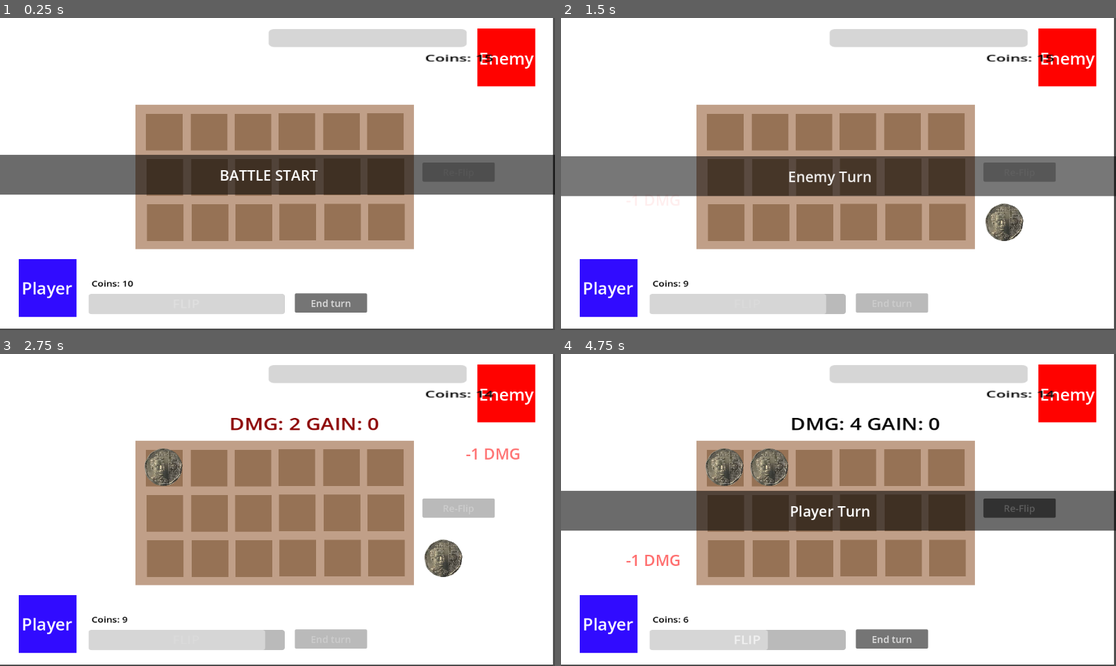
Above: before the commit, frames 1-4 (two rows, left to right).
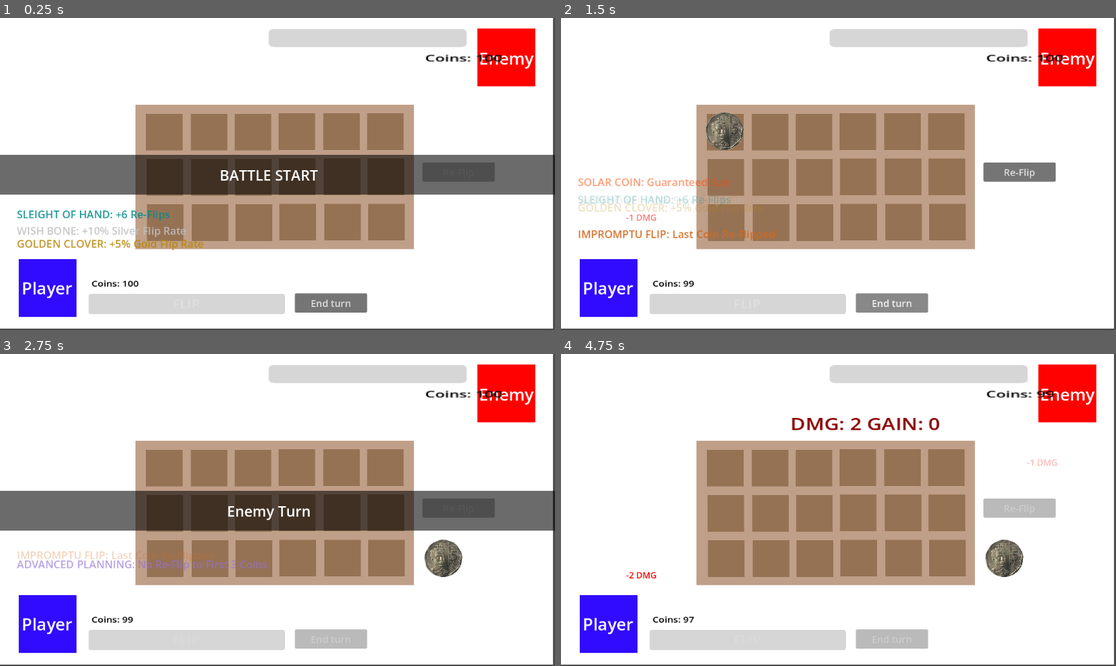
Above: after the commit, the same moments.

Repository: WebsterMiguelle/Arcoinium
Game: Godot game, scene res://Scene/main.tscn
Two runs of this game, one before a commit and one after it. Both use one fixed random seed, a clock stepped at 60 frames per second and the inputs below.
Inputs (mouse positions are in pixels of both pictures, inside the frame that each line leads up to):
- Up to frame 1 (0.25 s): no input
- Up to frame 2 (1.5 s): click "FLIP" at 0.5 s; click "End turn" at 1.25 s
- Up to frame 3 (2.75 s): click (460, 506) at 2 s, where only the run after the commit has a clickable "Re-Flip"
- Up to frame 4 (4.75 s): click (749, 641) at 4.25 s, where only the run before the commit has a clickable "FLIP"

The runs differ from the first frame. In frame 1, 1.1% of the frame differs, in the area x 3-91%, y 11-87%; in frame 2, 16%; in frame 3, 15%; in frame 4, 17%, in the area x 0-100%, y 11-95%.

Commit message:
9 General Passives Added

Diff:
--- a/Scene/coin.gd
+++ b/Scene/coin.gd
@@ -26,19 +26,16 @@
 func _process(delta: float) -> void:
 	match type:
 		CoinType.COPPER:
-			base_value = 2
 			if state == 0:
 				animated_sprite_2d.play("head")
 			else:
 				animated_sprite_2d.play("tail")
 		CoinType.SILVER:
-			base_value = 4
 			if state == 0:
 				animated_sprite_2d.play("head_silver")
 			else:
 				animated_sprite_2d.play("tail_silver")
 		CoinType.GOLD:
-			base_value = 6
 			if state == 0:
 				animated_sprite_2d.play("head_gold")
 			else:
@@ -52,11 +49,21 @@
 	match type:
 		CoinType.COPPER:
 			type = CoinType.SILVER
+			base_value = 4
 		CoinType.SILVER:
+			base_value = 6
 			type = CoinType.GOLD
 
 func upgrade_to_silver():
+	base_value = 4
 	type = CoinType.SILVER
 
 func upgrade_to_gold():
+	base_value = 6
 	type = CoinType.GOLD
+
+func copy_coin(coin):
+	base_value = coin.base_value
+	state = coin.state
+	reserved = coin.reserved
+	type = coin.type
--- a/Scene/main.tscn
+++ b/Scene/main.tscn
@@ -26,6 +26,14 @@
 grow_horizontal = 2
 grow_vertical = 2
 script = ExtResource("1_h2yge")
+has_wishbone = true
+has_golden_clover = true
+has_solar_coin = true
+has_lunar_coin = true
+has_impromptu_flip = true
+has_advanced_planning = true
+has_magic_trick = true
+has_sleight_of_hand = true
 
 [node name="Player" type="Node2D" parent="." unique_id=1514396733]
 script = ExtResource("2_1bvp3")
--- a/Script/enemy.gd
+++ b/Script/enemy.gd
@@ -52,16 +52,16 @@
 	print("Hello" + str(enemy))
 	match enemy:
 		Enemy.MAGE:
-			max_coin = 15
-			coin = 15
+			max_coin = 100
+			coin = 100
 			max_flip = 1
 			silver_flip_rate = 0.0
 			gold_flip_rate = 0.0
 			bounty = 10
 			type = Enemy.MAGE
 		Enemy.DWARF:
-			max_coin = 20
-			coin = 20
+			max_coin = 100
+			coin = 100
 			max_flip = 2
 			silver_flip_rate = 0.0
 			gold_flip_rate = 0.0
--- a/Script/main.gd
+++ b/Script/main.gd
@@ -9,6 +9,7 @@
 	MAGE,
 	DWARF
 }
+
 #USER INTERFACE
 @onready var player = $Player
 @onready var enemy = $Enemy
@@ -44,8 +45,26 @@
 var gain = 0
 var debt = 0
 var reserved_coin = null
-
 var current_turn = Turn.PLAYER
+
+
+#PASSIVES
+
+#Passive Specific Variables
+var flip_clicks = 0
+var latest_coin = null
+var coin_count = 0
+#GENERAL PASSIVES
+#B-Rank
+@export var has_wishbone = false
+@export var has_golden_clover = false
+@export var has_solar_coin = false
+@export var has_lunar_coin = false
+@export var has_merchant_scroll = false
+@export var has_impromptu_flip = false
+@export var has_advanced_planning = false
+@export var has_magic_trick = false
+@export var has_sleight_of_hand = false
 
 
 # Called when the node enters the scene tree for the first time.
@@ -67,6 +86,12 @@
 	update_enemy_coin()
 	update_player_coin()
 	show_turn_ui("BATTLE START")
+
+	#Battle Start Passives
+
+	if has_wishbone: show_floating_label(player,0,LabelType.WISH_BONE)
+	if has_golden_clover: show_floating_label(player,0,LabelType.GOLDEN_CLOVER)
+	if has_sleight_of_hand: show_floating_label(player,0,LabelType.SLEIGHT_OF_HAND)
 	start_player_turn()
 
 func show_turn_ui(text):
@@ -101,6 +126,9 @@
 	damage = 0
 	gain = 0
 	debt = 0
+	flip_clicks = 0
+	latest_coin = null
+	coin_count = 0
 
 	#Coin Gain Triggers
 	if player.gain != 0: show_floating_label(player,player.gain,LabelType.GAIN)
@@ -115,6 +143,7 @@
 	re_flip_button.disabled = true
 	endTurn_button.disabled = false
 	turn_calculation.text = ""
+
 	#Check Coin Reserve
 
 	if reserved_coin != null:
@@ -122,9 +151,11 @@
 		player.current_flip += 1
 		re_flip_button.disabled = false
 		coin.setup(reserved_coin.state,coin_deck.get_vacant_slot(player.current_flip))
-		coin.type = reserved_coin.type
+		coin.copy_coin(reserved_coin)
+		coin.reserved = false
 		coin.add_to_group("coins")
 		add_child(coin);
+		coin_count += 1
 		reserved_coin.queue_free()
 
 
@@ -177,6 +208,35 @@
 
 func _on_endturn_pressed():
 
+	#Activate End Turn Passives
+	if has_impromptu_flip:
+		show_floating_label(player,0,LabelType.IMPROMPTU_FLIP)
+		latest_coin.re_flip()
+		coin_calculation()
+		await get_tree().create_timer(1.0).timeout
+
+	if has_magic_trick and coin_count >= 6:
+		show_floating_label(player,0,LabelType.MAGIC_TRICK)
+		var coins = get_tree().get_nodes_in_group("coins")
+		var index = 0
+		var first_coin = null
+		var second_coin = null
+		for coin in coins:
+			index += 1
+			print("Checking Coin: " + str(index))
+			if index == 1: first_coin = coin
+			if index == 2: second_coin = coin
+			if index == 3 or index == 5:
+				coin.copy_coin(first_coin)
+				coin_calculation()
+				await get_tree().create_timer(0.1).timeout
+			if index == 4 or index == 6:
+				coin.copy_coin(second_coin)
+				coin_calculation()
+				await get_tree().create_timer(0.1).timeout
+		coin_calculation()
+		await get_tree().create_timer(1.0).timeout
+
 	enemy.take_damage(damage)
 	if damage != 0: show_floating_label(enemy,damage,LabelType.DAMAGE)
 	player.gain += gain
@@ -193,11 +253,20 @@
 
 
 func _on_flip_pressed():
-	re_flip_button.disabled = false
+	flip_clicks += 1
+	if player.current_re_flip != player.max_re_flip:
+		re_flip_button.disabled = false
 	if current_turn != Turn.PLAYER:
 		return
 
 	var state = randi() % 2
+
+	if flip_clicks == 1 and has_solar_coin:
+		state = 0;
+		show_floating_label(player,0,LabelType.SOLAR_COIN)
+	if flip_clicks == 2 and has_lunar_coin:
+		state = 1;
+		show_floating_label(player,0,LabelType.LUNAR_COIN)
 	player.current_flip += 1
 	player.take_damage(1)
 	show_floating_label(player,1,LabelType.DAMAGE)
@@ -211,12 +280,16 @@
 	if upgrade_chance <= player.silver_flip_rate:
 		coin.upgrade_to_silver()
 		show_floating_label(player,0,LabelType.SILVER_FLIP)
+
+	upgrade_chance = randf()
 	if upgrade_chance <= player.gold_flip_rate:
 		coin.upgrade_to_gold()
-		show_floating_label(player,0,LabelType.SILVER_FLIP)
+		show_floating_label(player,0,LabelType.GOLD_FLIP)
 
 	coin.add_to_group("coins")
 	add_child(coin);
+	latest_coin = coin
+	coin_count += 1
 
 	print(player.current_flip)
 	if player.current_flip == player.max_flip or player.coin == 1:
@@ -242,6 +315,8 @@
 	if upgrade_chance <= enemy.silver_flip_rate:
 		coin.upgrade_to_silver()
 		show_floating_label(enemy,0,LabelType.SILVER_FLIP)
+
+	upgrade_chance = randf()
 	if upgrade_chance <= enemy.gold_flip_rate:
 		coin.upgrade_to_gold()
 		show_floating_label(enemy,0,LabelType.GOLD_FLIP)
@@ -268,10 +343,16 @@
 
 func _on_re_flip_pressed():
 	print("REFLIP")
+	if has_advanced_planning: show_floating_label(player,0,LabelType.ADVANCED_PLANNING)
 	player.current_re_flip += 1
+	var index = 0
 	var coins = get_tree().get_nodes_in_group("coins")
 	for coin in coins:
-		coin.re_flip()
+		index += 1
+		if index <= 3 and has_advanced_planning:
+			pass
+		else:
+			coin.re_flip()
 
 	if player.current_re_flip == player.max_re_flip:
 		re_flip_button.disabled = true
@@ -373,28 +454,72 @@
 	TO_GAIN,
 	DEBT,
 	SILVER_FLIP,
-	GOLD_FLIP
+	GOLD_FLIP,
+	WISH_BONE,
+	GOLDEN_CLOVER,
+	SOLAR_COIN,
+	LUNAR_COIN,
+	MERCHANT_SCROLL,
+	IMPROMPTU_FLIP,
+	ADVANCED_PLANNING,
+	MAGIC_TRICK,
+	SLEIGHT_OF_HAND
 }
 func show_floating_label(entity, value, type):
 	var label = Label.new()
 	var target_pos
+	label.add_theme_font_size_override("font_size",32)
 	match type:
 		LabelType.DAMAGE:
 			label.text = "-" + str(value) + " DMG"
 			label.add_theme_color_override("font_color",Color.RED)
+			label.add_theme_font_size_override("font_size",18)
 		LabelType.GAIN:
 			label.text = "+" + str(value) + " GAIN"
 			label.add_theme_color_override("font_color",Color.GOLD)
+			label.add_theme_font_size_override("font_size",18)
 		LabelType.TO_GAIN:
 			label.text = "To GAIN: " + str(value)
 			label.add_theme_color_override("font_color",Color.DARK_GOLDENROD)
+			label.add_theme_font_size_override("font_size",18)
 		LabelType.SILVER_FLIP:
 			label.text = "Silver FLIP"
 			label.add_theme_color_override("font_color",Color.SILVER)
 		LabelType.GOLD_FLIP:
 			label.text = "Gold FLIP"
 			label.add_theme_color_override("font_color",Color.GOLDENROD)
-	label.add_theme_font_size_override("font_size",32)
+		LabelType.WISH_BONE:
+			label.text = "WISH BONE: +10% Silver Flip Rate"
+			label.add_theme_color_override("font_color",Color.SILVER)
+			label.add_theme_font_size_override("font_size",22)
+		LabelType.GOLDEN_CLOVER:
+			label.text = "GOLDEN CLOVER: +5% Gold Flip Rate"
+			label.add_theme_color_override("font_color",Color.DARK_GOLDENROD)
+			label.add_theme_font_size_override("font_size",22)
+		LabelType.SLEIGHT_OF_HAND:
+			label.text = "SLEIGHT OF HAND: +6 Re-Flips"
+			label.add_theme_color_override("font_color",Color.DARK_CYAN)
+			label.add_theme_font_size_override("font_size",22)
+		LabelType.SOLAR_COIN:
+			label.text = "SOLAR COIN: Guaranteed Sun"
+			label.add_theme_color_override("font_color",Color.ORANGE_RED)
+			label.add_theme_font_size_override("font_size",22)
+		LabelType.LUNAR_COIN:
+			label.text = "LUNAR COIN: Guaranteed Moon"
+			label.add_theme_color_override("font_color",Color.NAVY_BLUE)
+			label.add_theme_font_size_override("font_size",22)
+		LabelType.IMPROMPTU_FLIP:
+			label.text = "IMPROMPTU FLIP: Last Coin Re-Flipped"
+			label.add_theme_color_override("font_color",Color.CHOCOLATE)
+			label.add_theme_font_size_override("font_size",22)
+		LabelType.MAGIC_TRICK:
+			label.text = "MAGIC TRICK: 1st Pair Duplicated"
+			label.add_theme_color_override("font_color",Color.REBECCA_PURPLE)
+			label.add_theme_font_size_override("font_size",22)
+		LabelType.ADVANCED_PLANNING:
+			label.text = "ADVANCED PLANNING: No Re-Flip to First 3 Coins"
+			label.add_theme_color_override("font_color",Color.MEDIUM_PURPLE)
+			label.add_theme_font_size_override("font_size",22)
 	label.horizontal_alignment = HORIZONTAL_ALIGNMENT_LEFT
 	label.vertical_alignment = VERTICAL_ALIGNMENT_CENTER
 
@@ -406,13 +531,12 @@
 		label.global_position.y -= 50
 		target_pos = label.global_position.y - 100
 
-	else:
+	elif entity == enemy:
 		var portrait = enemy_portrait
 		label.global_position = portrait.global_position
 		label.global_position.x -= 20
 		label.global_position.y += 120
 		target_pos = label.global_position.y + 100
-	add_child(label)
 
 	#FURTHER OFFSET
 	match type:
@@ -420,11 +544,45 @@
 			label.global_position.x -= 70
 		LabelType.SILVER_FLIP:
 			label.global_position.x -= 70
-			label.global_position.y -= 50
+			label.global_position.y -= 70
+			target_pos = label.global_position.y - 100
 		LabelType.GOLD_FLIP:
 			label.global_position.x -= 70
+			label.global_position.y -= 100
+			target_pos = label.global_position.y - 100
+		LabelType.WISH_BONE:
+			label.global_position.x -= 100
+			label.global_position.y -= 10
+			target_pos = label.global_position.y - 100
+		LabelType.GOLDEN_CLOVER:
+			label.global_position.x -= 100
+			label.global_position.y += 20
+		LabelType.SLEIGHT_OF_HAND:
+			label.global_position.x -= 100
 			label.global_position.y -= 50
+		LabelType.SOLAR_COIN:
+			label.global_position.x -= 100
+			label.global_position.y -= 100
+			target_pos = label.global_position.y - 50
+		LabelType.LUNAR_COIN:
+			label.global_position.x -= 100
+			label.global_position.y -= 80
+			target_pos = label.global_position.y - 50
+		LabelType.IMPROMPTU_FLIP:
+			label.global_position.x -= 100
+			label.global_position.y -= 10
+			target_pos = label.global_position.y - 50
+		LabelType.MAGIC_TRICK:
+			label.global_position.x -= 100
+			label.global_position.y -= 10
+			target_pos = label.global_position.y - 50
+		LabelType.ADVANCED_PLANNING:
+			label.global_position.x -= 100
+			label.global_position.y -= 10
+			target_pos = label.global_position.y - 50
+
+	add_child(label)
 	var tween = create_tween()
-	tween.parallel().tween_property(label,"position:y",target_pos,1.0)
-	tween.parallel().tween_property(label,"modulate",Color("ffffff00"),1.0)
+	tween.parallel().tween_property(label,"position:y",target_pos,2.0)
+	tween.parallel().tween_property(label,"modulate",Color("ffffff00"),2.0)
 	tween.tween_callback(label.queue_free)
--- a/Script/player.gd
+++ b/Script/player.gd
@@ -2,21 +2,21 @@
 
 #PLAYER STATS
 var max_coin = 100 #Max Coin Capacity
-var coin = 10:
+var coin = 100:
 	set(value):
 		coin = clamp(value,0,max_coin)
 var max_flip: = 18 #Max Flips Per Turn
 var current_flip: = 0: #Current Flip Count
 	set(value):
 		current_flip = clamp(value,0,max_flip)
-var max_re_flip = 3 #Max Re-Flips Per Turn
+var max_re_flip = 9 #Max Re-Flips Per Turn
 var current_re_flip = 0: #Current Re-Flip Count
 	set(value):
 		current_re_flip = clamp(value,0,max_re_flip)
-var silver_flip_rate = 0.1: #Chance to Flip a Silver Coin
+var silver_flip_rate = 0.2: #Chance to Flip a Silver Coin
 	set(value):
 		silver_flip_rate = clamp(value,0.0,100.0)
-var gold_flip_rate = 0.05: #Chance to Flip a Gold Coin
+var gold_flip_rate = 0.1: #Chance to Flip a Gold Coin
 	set(value):
 		gold_flip_rate = clamp(value,0.0,100.0)
 
